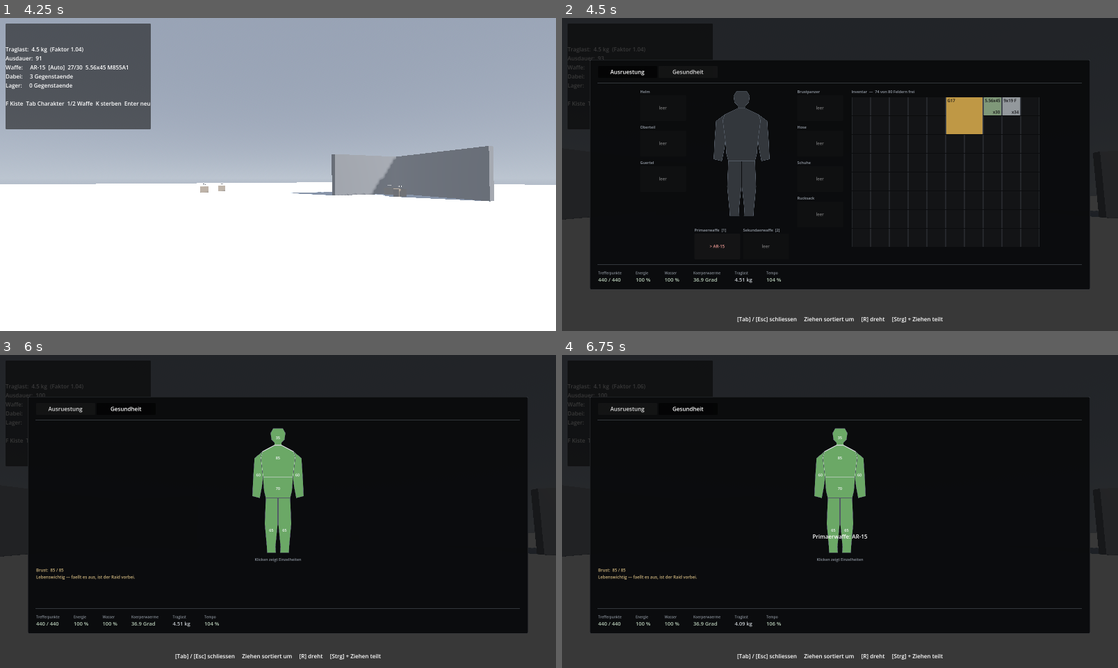
Above: before the commit, frames 1-4 (two rows, left to right).
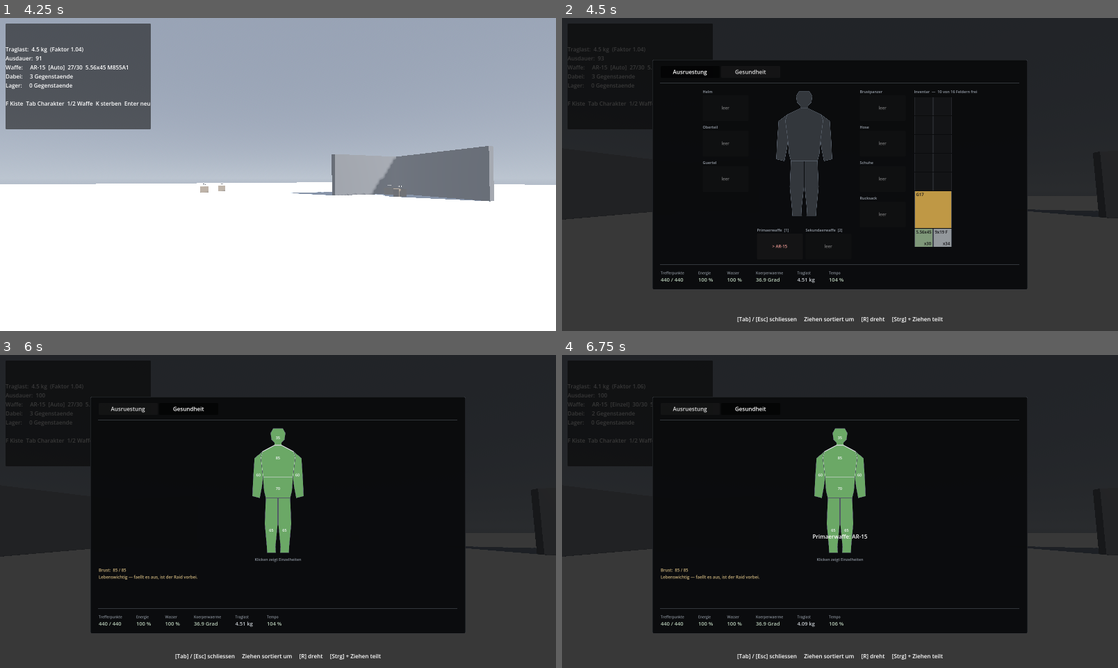
Above: after the commit, the same moments.

Repository: Saturn-Owner/Extraction-Shooter
Game: Godot game, scene res://scenes/levels/raid_eisstadt.tscn
Same seed, same stepped clock (60 frames per second), same inputs: the game is played once before the commit and once after it.
Inputs (mouse positions are in pixels of both pictures, inside the frame that each line leads up to):
- Up to frame 1 (4.25 s): tap Enter at 0.5 s; move the mouse to (305, 174) at 0.52 s; hold Ctrl (crouch) 0.53-1.28 s; hold W (move_forward) from 0.53 s (still down); click (305, 174) at 0.67 s; tap Space (jump) at 0.77, 1.52, 3.02, 3.77 s; move the mouse to (250, 174) at 1.27 s; click (250, 174) at 1.35 s; move the mouse to (289, 168) at 2.02 s; tap B (fire_mode) at 2.1 s; move the mouse to (272, 180) at 2.77 s; tap Shift (sprint) at 2.85 s; click (272, 180) at 2.92 s; move the mouse to (316, 177) at 3.52 s; tap F at 3.6 s
- Up to frame 2 (4.5 s): keep holding W (move_forward); move the mouse to (795, 171) at 4.27 s; tap Tab at 4.35 s
- Up to frame 3 (6 s): tap Space (jump) at 4.52 s; release W (move_forward) at 5 s; click "Ausruestung" at 5 s; click "Gesundheit" at 5.75 s
- Up to frame 4 (6.75 s): tap Space (jump) at 6.5 s; move the mouse to (867, 511) at 6.52 s; hold S (move_back) from 6.53 s (still down); tap 1 at 6.6 s; click (867, 511) at 6.67 s

Frame 1 is identical in both runs. In frame 2, 20% of the frame differs, in the area x 5-95%, y 13-87%; in frame 3, 13%; in frame 4, 13%.

Commit message:
Ohne Ausruestung nur noch 2x8 Felder in den Taschen
Das Raster war 10x8, also 80 Felder - mehr als ein voller Rucksack in
Tarkov. Damit gab es nie einen Grund, Ausruestung zu suchen.

Jetzt sind es 16 Felder, und das ist der Punkt: Ohne Weste und Rucksack
soll man kaum etwas mittragen koennen. Was man rausbringt, haengt daran,
was man anhat.

Ein Sturmgewehr (5x2) passt nur noch QUER hinein und fuellt dann fuenf
der acht Reihen. Das ist Absicht - wer zwei Gewehre mitnehmen will,
braucht die Waffenplaetze, nicht die Taschen.

Geprueft: Die Startausruestung geht auf. Gewehr auf den Waffenplatz,
Pistole und beide Munitionssorten ins Raster, 10 Felder bleiben frei.

Der Schiessstand bekommt weiter ein grosses Raster. Dort geht es darum,
jede Waffe mit jedem Kaliber auszuprobieren, nicht darum, Platz zu
verwalten - mit 16 Feldern passt nicht einmal die Haelfte des Arsenals
hinein.

Zwei Tests bekommen ebenfalls ein grosses Raster: Bei Munitionsbuchhaltung
und Ziehen geht es nicht um Platzmangel, und sie waeren sonst am
fehlenden Platz gescheitert statt an dem, was sie pruefen. Dass zu wenig
Platz sauber abgelehnt wird, prueft verify_inventory an eigener Stelle.

Beide Fenster sind schmaler geworden, sonst steht neben acht Reihen eine
halbe Bildschirmbreite Leere.

Co-Authored-By: Claude Opus 4.8 <noreply@anthropic.com>

Diff:
--- a/scenes/ui/character_window.tscn
+++ b/scenes/ui/character_window.tscn
@@ -46,9 +46,9 @@
 anchor_top = 0.5
 anchor_right = 0.5
 anchor_bottom = 0.5
-offset_left = -720.0
+offset_left = -540.0
 offset_top = -330.0
-offset_right = 720.0
+offset_right = 540.0
 offset_bottom = 330.0
 theme_override_styles/panel = SubResource("Style_panel")
 
@@ -109,7 +109,7 @@
 theme_override_font_sizes/font_size = 11
 
 [node name="Raster" type="Control" parent="Layout/Inhalt/Mitte/Inventar"]
-custom_minimum_size = Vector2(560, 440)
+custom_minimum_size = Vector2(140, 460)
 mouse_filter = 1
 script = ExtResource("2_grid_view")
 
--- a/scenes/ui/loot_window.tscn
+++ b/scenes/ui/loot_window.tscn
@@ -42,9 +42,9 @@
 anchor_top = 0.5
 anchor_right = 0.5
 anchor_bottom = 0.5
-offset_left = -560.0
+offset_left = -420.0
 offset_top = -300.0
-offset_right = 560.0
+offset_right = 420.0
 offset_bottom = 300.0
 theme_override_styles/panel = SubResource("Style_panel")
 
@@ -84,7 +84,7 @@
 theme_override_colors/font_color = Color(0.62, 0.66, 0.7, 1)
 
 [node name="PlayerView" type="Control" parent="Layout/Columns/Right"]
-custom_minimum_size = Vector2(560, 440)
+custom_minimum_size = Vector2(140, 460)
 mouse_filter = 1
 script = ExtResource("2_grid_view")
 
--- a/scripts/levels/test_ground.gd
+++ b/scripts/levels/test_ground.gd
@@ -62,6 +62,12 @@
 	var inventory := _player.inventory
 	if inventory == null:
 		return
+
+	# Der Schiessstand ist kein Raid: Hier geht es darum, jede Waffe mit jedem
+	# Kaliber auszuprobieren, nicht darum, Platz zu verwalten. Die nackten
+	# Taschen (2x8) fassen davon nicht einmal die Haelfte, deshalb bekommt
+	# der Spieler hier ein grosszuegiges Raster.
+	inventory.grid.resize(10, 8)
 
 	for entry in LOADOUT:
 		if not inventory.add(entry.id, entry.count):
--- a/scripts/player/player_inventory.gd
+++ b/scripts/player/player_inventory.gd
@@ -20,14 +20,21 @@
 signal changed()
 signal weapon_equipped(stack: ItemStack)
 
-## Grösse des am Körper getragenen Rasters (Weste plus Taschen).
+## Grösse des Rasters, das man OHNE Ausrüstung hat — die eigenen Taschen.
 ##
-## Bewusst grosszügig für die Testphase. Später soll die Grösse von der
-## getragenen Weste abhängen, und der Rucksack bekommt einen eigenen
-## Ausrüstungsplatz statt Rasterfelder zu belegen — so macht es Tarkov auch.
-## Solange das nicht steht, muss hier genug Platz sein, damit keine
-## Ausrüstung stillschweigend verloren geht.
-@export var grid_width: int = 10
+## 16 Felder sind wenig, und das ist der Punkt: Ohne Weste und Rucksack soll
+## man kaum etwas mittragen können. Wer mehr will, muss Ausrüstung finden und
+## anziehen. Das ist die Entscheidung, die ein Extraction-Shooter braucht —
+## bei 80 Feldern von Anfang an gäbe es sie nicht.
+##
+## Später soll die Grösse von der getragenen Weste abhängen und der Rucksack
+## sein eigenes Innenraster mitbringen; dann wird das hier der nackte
+## Grundstock, auf den beides addiert wird.
+##
+## ACHTUNG: Ein Sturmgewehr (5x2) passt nur noch QUER hinein und füllt dann
+## fünf der acht Reihen. Das ist Absicht, aber es heisst auch: Wer zwei
+## Gewehre einpacken will, braucht die Waffenplätze.
+@export var grid_width: int = 2
 @export var grid_height: int = 8
 
 var grid: InventoryGrid
--- a/tests/verify_loadout.gd
+++ b/tests/verify_loadout.gd
@@ -189,8 +189,16 @@
 	quit(1 if _failed > 0 else 0)
 
 
+## Ein Inventar mit reichlich Platz.
+##
+## Die eigenen Taschen sind nur 2x8 gross — hier geht es aber um Buchhaltung
+## (verschwindet Munition? zaehlt der Rucksack mit?), nicht um Platzmangel.
+## Mit den nackten Taschen wuerden diese Tests am fehlenden Platz scheitern
+## statt an dem, was sie pruefen sollen.
 func _make_inventory() -> PlayerInventory:
 	var inv := PlayerInventory.new()
+	inv.grid_width = 10
+	inv.grid_height = 8
 	root.add_child(inv)
 	return inv
 
--- a/tests/verify_raid.gd
+++ b/tests/verify_raid.gd
@@ -607,9 +607,24 @@
 	player.free()
 
 
+## Ein Spieler mit grosszuegigem Raster.
+##
+## Die eigenen Taschen sind nur 2x8 gross. Hier geht es aber um Ziehen,
+## Ablegen und Extraction — nicht um Platzmangel. Mit den nackten Taschen
+## wuerden diese Tests am fehlenden Platz scheitern statt an dem, was sie
+## pruefen sollen. Dass zu wenig Platz sauber abgelehnt wird, prueft
+## verify_inventory an eigener Stelle.
 func _make_player() -> PlayerController:
 	var packed: PackedScene = load("res://scenes/player/player.tscn")
 	var player: PlayerController = packed.instantiate()
+
+	# Ueber get_node, nicht ueber player.inventory: Das @onready-Feld ist erst
+	# gesetzt, wenn der Knoten im Baum haengt — und dann hat _ready() das
+	# Raster laengst in Taschengroesse gebaut.
+	var inventory: PlayerInventory = player.get_node("Inventory")
+	inventory.grid_width = 10
+	inventory.grid_height = 8
+
 	root.add_child(player)
 	return player
 
